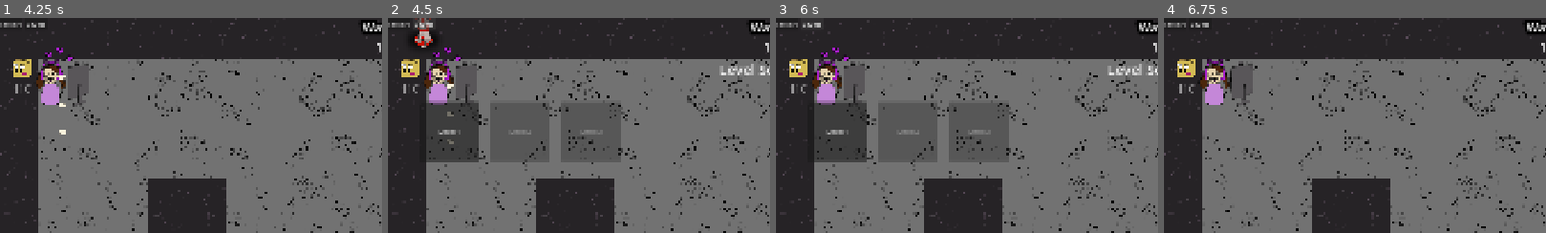
Above: before the commit, frames 1-4 (left to right).
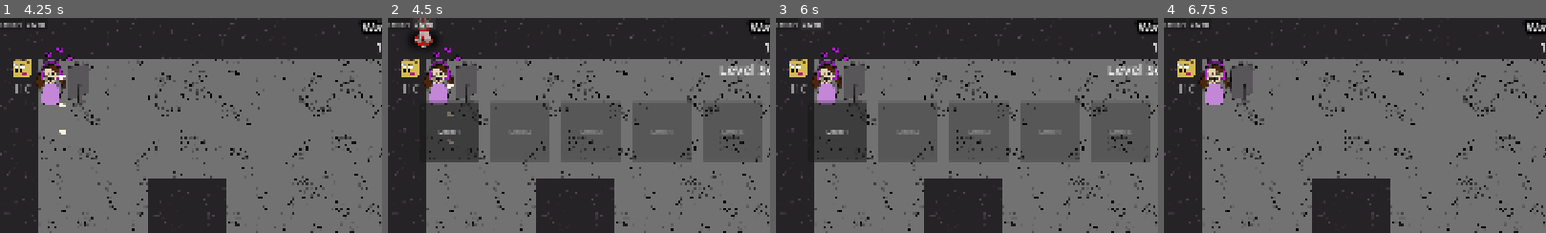
Above: after the commit, the same moments.

Repository: ryupold/ld59
Game: Godot game, scene res://scenes/main.tscn
Two runs of this game, one before a commit and one after it. Both use one fixed random seed, a clock stepped at 60 frames per second and the inputs below.
Inputs (mouse positions are % of the whole screen's width and height, from its top left):
- Up to frame 1 (4.25 s): click "Start" at 0.5 s; click "Restart" at 1.25 s; click "Restart" at 2 s; click "Restart" at 2.75 s; click (26, 93) at 3.52 s
- Up to frame 2 (4.5 s): click "Levels" at 4.25 s
- Up to frame 3 (6 s): click "Level 1" at 5 s; click "Levels" at 5.75 s
- Up to frame 4 (6.75 s): click "Level 1" at 6.5 s
The pictures show only the part of the screen within x 0-50%, y 0-50%; the shares and areas given below are measured in that part.

Frame 1 is identical in both runs. In frame 2, 7.5% of the frame differs, in the area x 64-98%, y 39-66%; in frame 3, 7.5%; in frame 4, nothing differs.

Commit message:
add level 4 & 5

Diff:
--- /dev/null
+++ b/ld59-game/resources/levels/level_4.tres
@@ -0,0 +1,11 @@
+[gd_resource type="Resource" script_class="LevelResource" format=3 uid="uid://blp3rmvnptnbd"]
+
+[ext_resource type="PackedScene" uid="uid://ci7sqnoyg4xoq" path="res://scenes/levels/level_4.tscn" id="1_hrksf"]
+[ext_resource type="Script" uid="uid://edonykvu0lt8" path="res://resources/levels/level_resource.gd" id="2_7xi47"]
+
+[resource]
+script = ExtResource("2_7xi47")
+title = "Level 4"
+scene = ExtResource("1_hrksf")
+spawnAngleMin = 1.571
+metadata/_custom_type_script = "uid://edonykvu0lt8"
--- /dev/null
+++ b/ld59-game/resources/levels/level_5.tres
@@ -0,0 +1,11 @@
+[gd_resource type="Resource" script_class="LevelResource" format=3 uid="uid://c3jqbfo1hkykw"]
+
+[ext_resource type="PackedScene" uid="uid://41vs0e7vq43d" path="res://scenes/levels/level_5.tscn" id="1_yw3bn"]
+[ext_resource type="Script" uid="uid://edonykvu0lt8" path="res://resources/levels/level_resource.gd" id="2_6rgbx"]
+
+[resource]
+script = ExtResource("2_6rgbx")
+title = "Level 5"
+scene = ExtResource("1_yw3bn")
+spawnAngleMin = 1.571
+metadata/_custom_type_script = "uid://edonykvu0lt8"
--- a/ld59-game/scenes/GameState.tscn
+++ b/ld59-game/scenes/GameState.tscn
@@ -6,8 +6,10 @@
 [ext_resource type="Resource" uid="uid://bumsythby7dly" path="res://resources/levels/level_1.tres" id="4_dscq2"]
 [ext_resource type="Resource" uid="uid://b141y5oqo3xrn" path="res://resources/levels/level_2.tres" id="5_dscq2"]
 [ext_resource type="Resource" uid="uid://cpyrnkp3r6jo3" path="res://resources/levels/level_3.tres" id="6_n4bsj"]
+[ext_resource type="Resource" uid="uid://blp3rmvnptnbd" path="res://resources/levels/level_4.tres" id="7_7fko1"]
+[ext_resource type="Resource" uid="uid://c3jqbfo1hkykw" path="res://resources/levels/level_5.tres" id="8_e0mcg"]
 
 [node name="GameState" type="Node" unique_id=132192571]
 script = ExtResource("1_si82d")
 allTowers = ExtResource("2_4k0ew")
-levels = Array[ExtResource("3_an17e")]([ExtResource("4_dscq2"), ExtResource("5_dscq2"), ExtResource("6_n4bsj")])
+levels = Array[ExtResource("3_an17e")]([ExtResource("4_dscq2"), ExtResource("5_dscq2"), ExtResource("6_n4bsj"), ExtResource("7_7fko1"), ExtResource("8_e0mcg")])
--- /dev/null
+++ b/ld59-game/scenes/levels/level_4.tscn
@@ -0,0 +1,68 @@
+[gd_scene format=3 uid="uid://ci7sqnoyg4xoq"]
+
+[ext_resource type="Script" uid="uid://byxtxjd27x2eb" path="res://scenes/levels/level.gd" id="1_rej77"]
+[ext_resource type="PackedScene" uid="uid://dyn3kjroqyl50" path="res://hud/hud.tscn" id="2_5vn0v"]
+[ext_resource type="PackedScene" uid="uid://3i1vgtrekd1x" path="res://entities/walls/walls.tscn" id="3_ts8eg"]
+[ext_resource type="PackedScene" uid="uid://cjubf2uowpulv" path="res://entities/walls/rectangle_wall.tscn" id="4_5vn0v"]
+[ext_resource type="PackedScene" uid="uid://d0cuiwxuevfh" path="res://entities/sender/sender.tscn" id="4_um320"]
+[ext_resource type="PackedScene" uid="uid://sc317p0yslvi" path="res://entities/receiver/receiver.tscn" id="5_glw47"]
+[ext_resource type="PackedScene" uid="uid://cjgp2nvp5027k" path="res://entities/sender/packets.tscn" id="6_4wsov"]
+[ext_resource type="PackedScene" uid="uid://1jkoj7nk1gi3" path="res://entities/walls/cicle_wall.tscn" id="8_ts8eg"]
+
+[node name="Level" type="Node2D" unique_id=1669637617 node_paths=PackedStringArray("sender", "reciever", "towers")]
+script = ExtResource("1_rej77")
+sender = NodePath("Sender")
+reciever = NodePath("Receiver")
+towers = NodePath("Towers")
+
+[node name="HUD" parent="." unique_id=114495 instance=ExtResource("2_5vn0v")]
+
+[node name="Walls" parent="." unique_id=903204524 instance=ExtResource("3_ts8eg")]
+
+[node name="RectangleWall" parent="Walls" unique_id=2117046853 instance=ExtResource("4_5vn0v")]
+offset_left = -2049.0
+offset_top = 43.0
+offset_right = -1269.9607
+offset_bottom = 409.90265
+rotation = 2.1381507
+pivot_offset = Vector2(389.51965, 183.45132)
+
+[node name="RectangleWall3" parent="Walls" unique_id=529812431 instance=ExtResource("4_5vn0v")]
+offset_left = 502.63196
+offset_top = -215.36798
+offset_right = 2300.4072
+offset_bottom = 559.8953
+rotation = 1.5707964
+pivot_offset = Vector2(898.8877, 387.63165)
+
+[node name="RectangleWall2" parent="Walls" unique_id=684146707 instance=ExtResource("4_5vn0v")]
+offset_left = -1814.9999
+offset_top = -560.0
+offset_right = 603.70764
+offset_bottom = -390.0
+rotation = 0.7733771
+pivot_offset = Vector2(1209.3538, 85)
+
+[node name="Camera2D" type="Camera2D" parent="." unique_id=1504361380]
+position = Vector2(2274, 1504)
+zoom = Vector2(0.351, 0.351)
+
+[node name="Sender" parent="." unique_id=1211801374 node_paths=PackedStringArray("packetParent") instance=ExtResource("4_um320")]
+position = Vector2(-2273, -1115)
+packetParent = NodePath("../Packets")
+
+[node name="Receiver" parent="." unique_id=2106263029 instance=ExtResource("5_glw47")]
+position = Vector2(2293, 883)
+
+[node name="Packets" parent="." unique_id=546403375 instance=ExtResource("6_4wsov")]
+
+[node name="Towers" type="Node2D" parent="." unique_id=1245803590]
+unique_name_in_owner = true
+position = Vector2(2274, 1504)
+
+[node name="CircleWall" parent="." unique_id=736271892 instance=ExtResource("8_ts8eg")]
+offset_left = 2060.0
+offset_top = -356.0
+offset_right = 2187.0
+offset_bottom = -229.0
+pivot_offset = Vector2(63.5, 63.5)
--- /dev/null
+++ b/ld59-game/scenes/levels/level_5.tscn
@@ -0,0 +1,67 @@
+[gd_scene format=3 uid="uid://41vs0e7vq43d"]
+
+[ext_resource type="Script" uid="uid://byxtxjd27x2eb" path="res://scenes/levels/level.gd" id="1_mxx4w"]
+[ext_resource type="PackedScene" uid="uid://dyn3kjroqyl50" path="res://hud/hud.tscn" id="2_vvoq0"]
+[ext_resource type="PackedScene" uid="uid://3i1vgtrekd1x" path="res://entities/walls/walls.tscn" id="3_tqnj0"]
+[ext_resource type="PackedScene" uid="uid://d0cuiwxuevfh" path="res://entities/sender/sender.tscn" id="4_dwyms"]
+[ext_resource type="PackedScene" uid="uid://sc317p0yslvi" path="res://entities/receiver/receiver.tscn" id="5_6xwso"]
+[ext_resource type="PackedScene" uid="uid://cjgp2nvp5027k" path="res://entities/sender/packets.tscn" id="6_5ke18"]
+[ext_resource type="PackedScene" uid="uid://cjubf2uowpulv" path="res://entities/walls/rectangle_wall.tscn" id="7_j14br"]
+[ext_resource type="PackedScene" uid="uid://1jkoj7nk1gi3" path="res://entities/walls/cicle_wall.tscn" id="8_0y7y4"]
+
+[node name="Level 2" type="Node2D" unique_id=1669637617 node_paths=PackedStringArray("sender", "reciever", "towers")]
+script = ExtResource("1_mxx4w")
+sender = NodePath("Sender")
+reciever = NodePath("Receiver")
+towers = NodePath("Towers")
+
+[node name="HUD" parent="." unique_id=114495 instance=ExtResource("2_vvoq0")]
+
+[node name="Walls" parent="." unique_id=903204524 instance=ExtResource("3_tqnj0")]
+
+[node name="RectangleWall" parent="Walls" unique_id=2117046853 instance=ExtResource("7_j14br")]
+offset_left = -2372.0
+offset_top = -247.0
+offset_right = -866.0
+offset_bottom = 114.0
+pivot_offset = Vector2(753, 180.5)
+
+[node name="RectangleWall2" parent="Walls" unique_id=1720015566 instance=ExtResource("7_j14br")]
+offset_left = 629.0
+offset_top = -192.0
+offset_right = 1851.0
+offset_bottom = 161.0
+rotation = -0.5753736
+pivot_offset = Vector2(611, 176.5)
+
+[node name="RectangleWall3" parent="Walls" unique_id=1377659769 instance=ExtResource("7_j14br")]
+offset_left = 384.0
+offset_top = -941.0
+offset_right = 1606.0
+offset_bottom = -588.0
+rotation = -0.5753736
+pivot_offset = Vector2(611, 176.5)
+
+[node name="CircleWall" parent="Walls" unique_id=1488138328 instance=ExtResource("8_0y7y4")]
+offset_left = -1321.4174
+offset_top = -887.0
+offset_right = 300.41724
+offset_bottom = 695.0
+pivot_offset = Vector2(810.9173, 791)
+
+[node name="Camera2D" type="Camera2D" parent="." unique_id=1504361380]
+position = Vector2(2274, 1504)
+zoom = Vector2(0.351, 0.351)
+
+[node name="Sender" parent="." unique_id=1211801374 node_paths=PackedStringArray("packetParent") instance=ExtResource("4_dwyms")]
+position = Vector2(-2273, -1115)
+packetParent = NodePath("../Packets")
+
+[node name="Receiver" parent="." unique_id=2106263029 instance=ExtResource("5_6xwso")]
+position = Vector2(2293, 883)
+
+[node name="Packets" parent="." unique_id=546403375 instance=ExtResource("6_5ke18")]
+
+[node name="Towers" type="Node2D" parent="." unique_id=1245803590]
+unique_name_in_owner = true
+position = Vector2(2274, 1504)
Not shown, changed: ld59-game/export_presets.cfg
